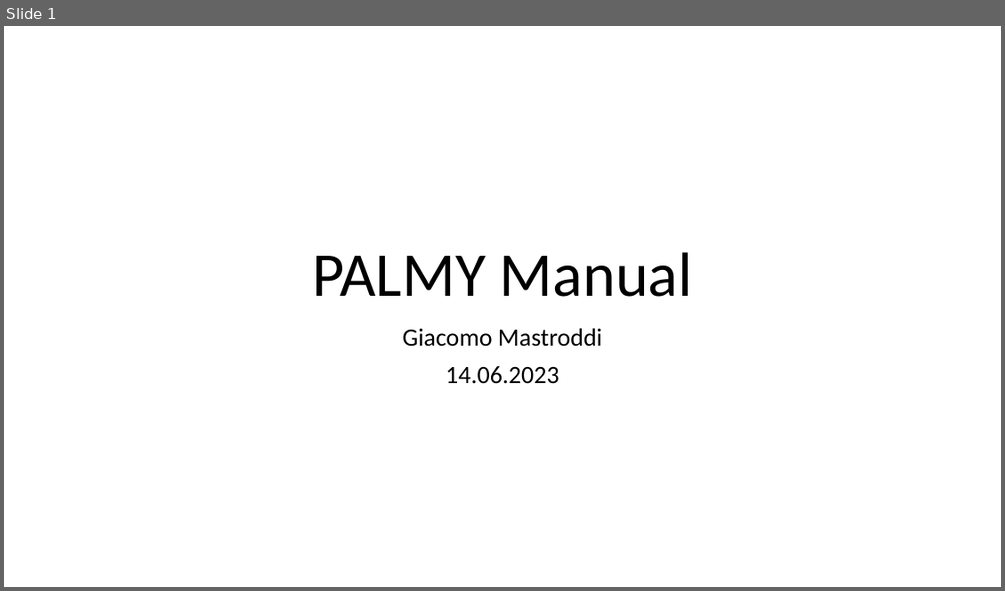
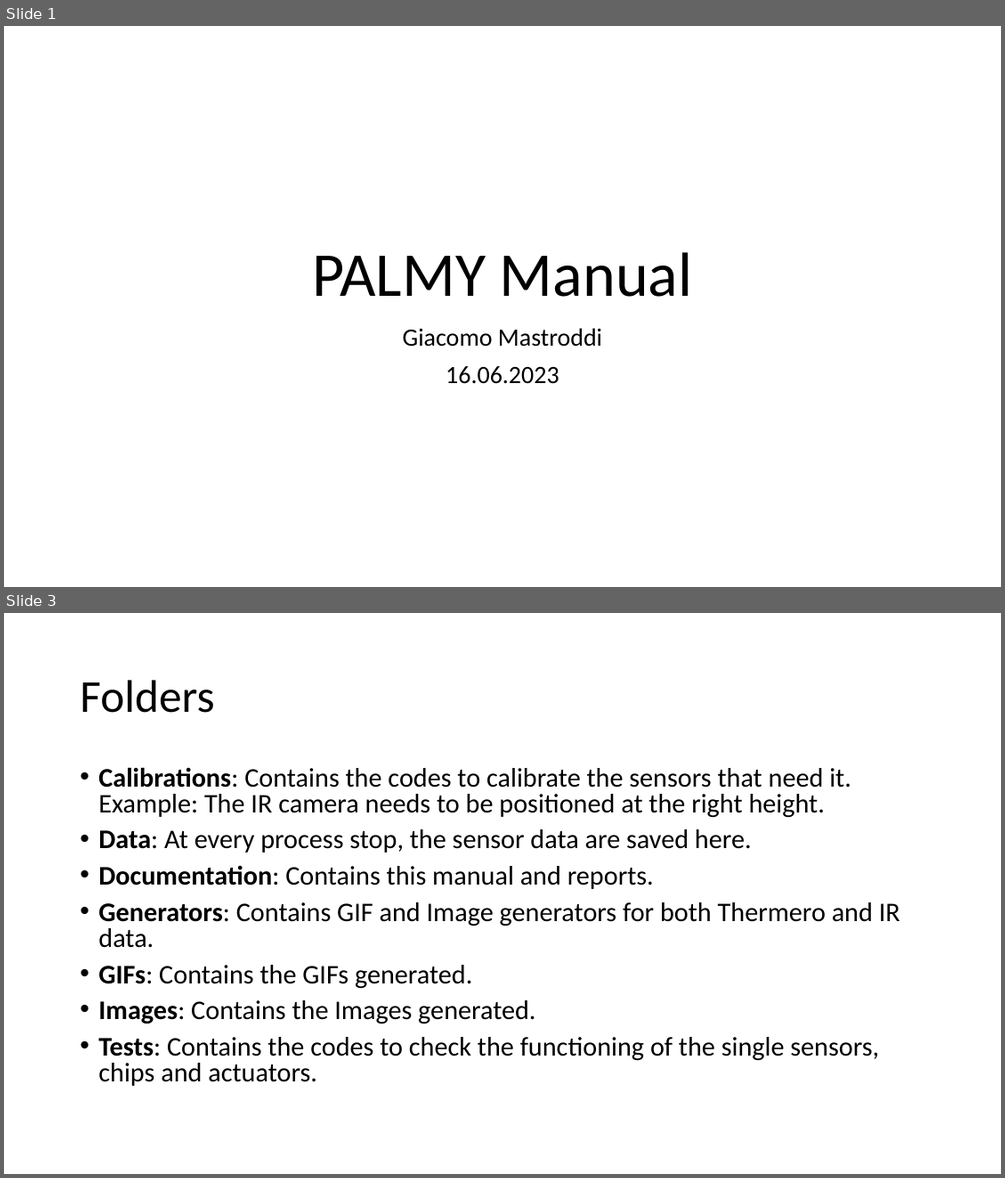
Before and after one commit to Jackmastro/Civil_Service, a slide deck: Documentation/PALMY_Manual.pptx. Shown one above the other, each under a label of ours: slide 1 before the commit, slides 1 and 3 after it; the slides between them are not shown. The pictures are 1005x591 and 1005x1178 pixels, drawn with LibreOffice and Linux fonts; fonts in the diff are those of the drawing. Boxes give left, top, right and bottom in pixels: in the first picture for what was removed or moved away, otherwise in the second. Text is boxed around its words. In the diff, an @@ line names an element or a change of style, - is before the commit and + after.

Commit message:
Flow conversion, manual and report

```diff
--- a/Documentation/PALMY_Manual.pptx
+++ b/Documentation/PALMY_Manual.pptx
@@ slide 3 added at bbox=[4, 613, 1001, 1174], background #FFFFFF @@
@@ title added at bbox=[80, 680, 214, 713], 44 pt, text #000000 @@
+Folders
@@ text added at bbox=[98, 767, 900, 1086], 25.9 pt, text #000000 @@
+• Calibrations: Contains the codes to calibrate the sensors that need it. Example: The IR camera needs to be positioned at the right height.
+• Data: At every process stop, the sensor data are saved here.
+• Documentation: Contains this manual and reports.
+• Generators: Contains GIF and Image generators for both Thermero and IR data.
+• GIFs: Contains the GIFs generated.
+• Images: Contains the Images generated.
+• Tests: Contains the codes to check the functioning of the single sensors, chips and actuators.
@@ slide 1 changed as well @@
@@ subtitle at bbox=[445, 366, 559, 384]: text changed @@
-14.06.2023
+16.06.2023
```
Also in this commit, not shown: 14 other slides added, 6 other files.
